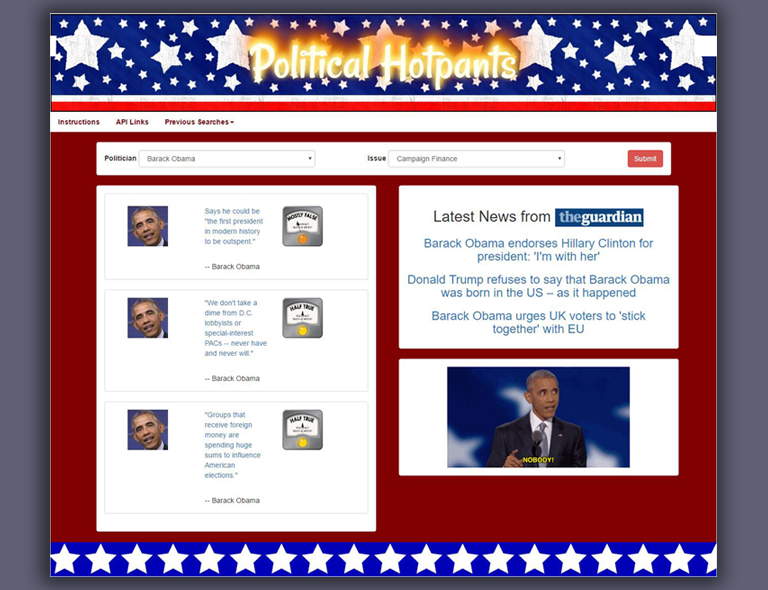
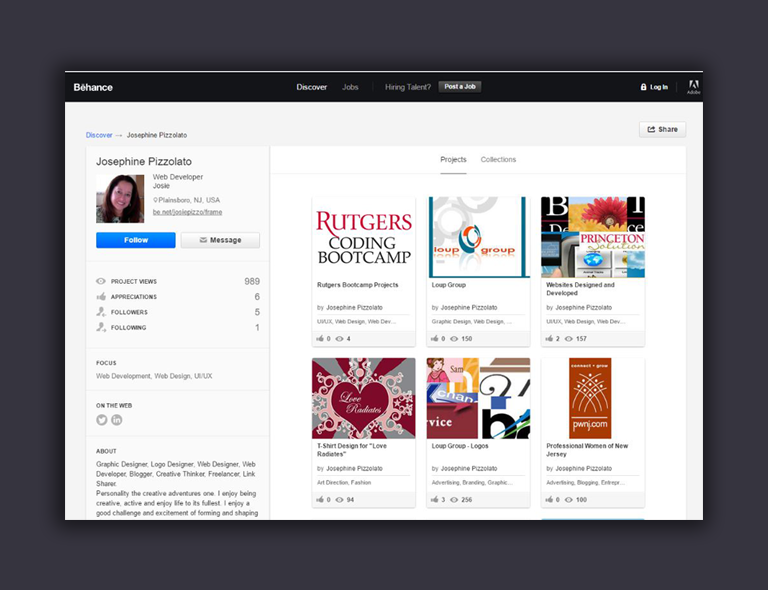
Layer changes from the first (768, 590) image to the second:
added layer "Layer 7" above "Layer 1" over [65, 71, 703, 520]
hid "Layer 1" over [50, 13, 717, 577]
hid "Layer 3" over [0, 0, 768, 590]
painted on "Layer 2" over [0, 0, 768, 590]
